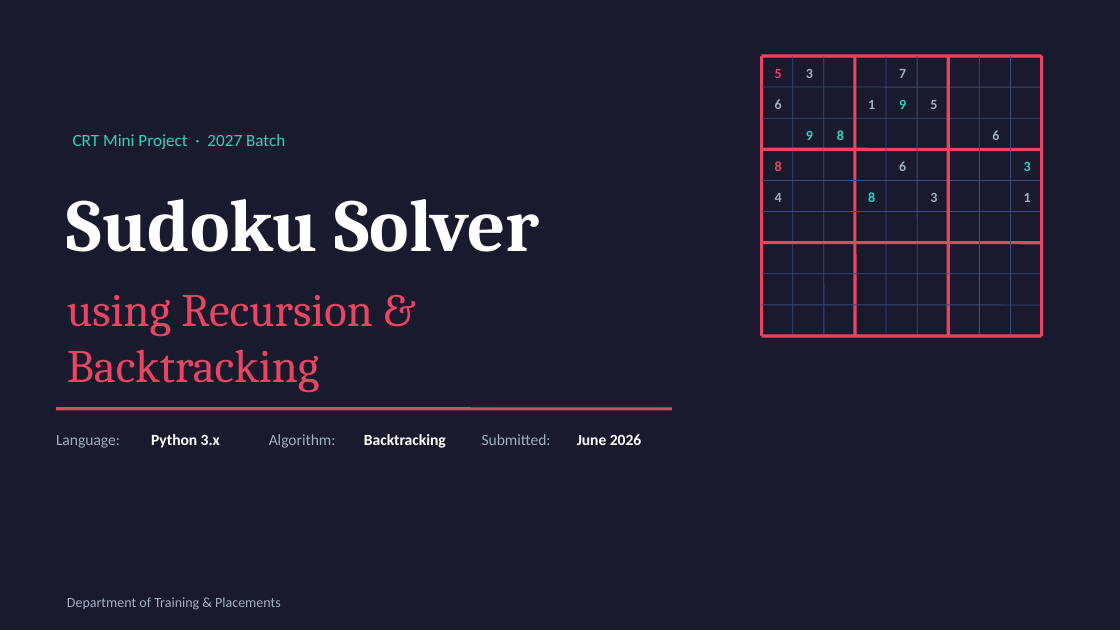
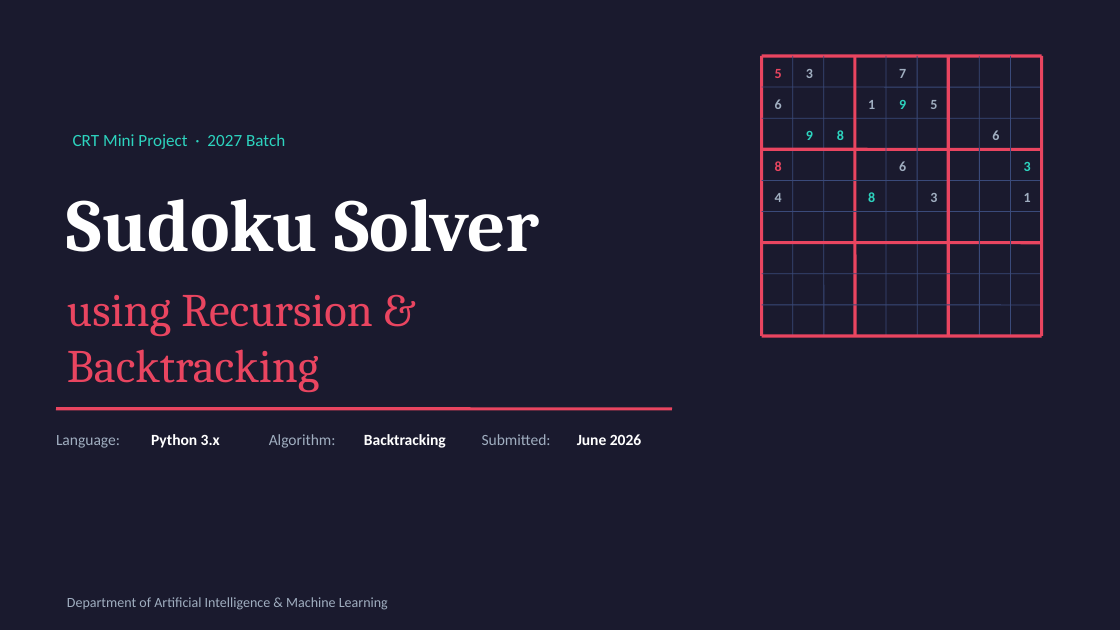
Before and after one commit to marathi28/Mini-Project, a slide deck: slide 1 of Sudoku_Solver_Presentation.pptx. Drawn at 1120x630 pixels with LibreOffice and Linux fonts; fonts in the diff are those of the drawing. Boxes give left, top, right and bottom in pixels: in the first picture for what was removed or moved away, otherwise in the second. Text is boxed around its words. In the diff, an @@ line names an element or a change of style, - is before the commit and + after.

```diff
--- a/Sudoku_Solver_Presentation.pptx
+++ b/Sudoku_Solver_Presentation.pptx
@@ text at bbox=[67, 597, 388, 610]: text changed @@
-Department of Training & Placements
+Department of Artificial Intelligence & Machine Learning
```
Also in this commit, not shown: 3 other slides changed.
